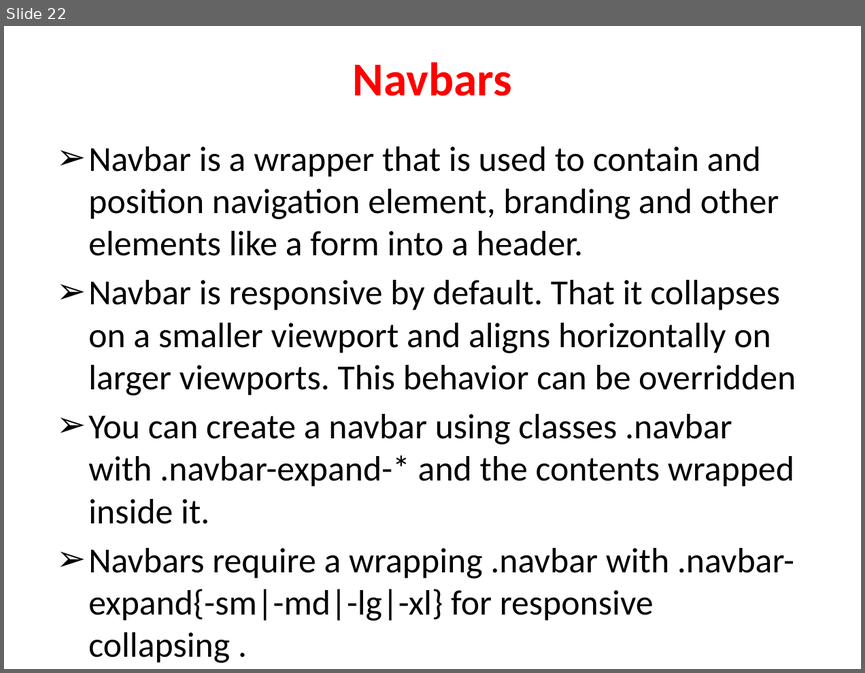
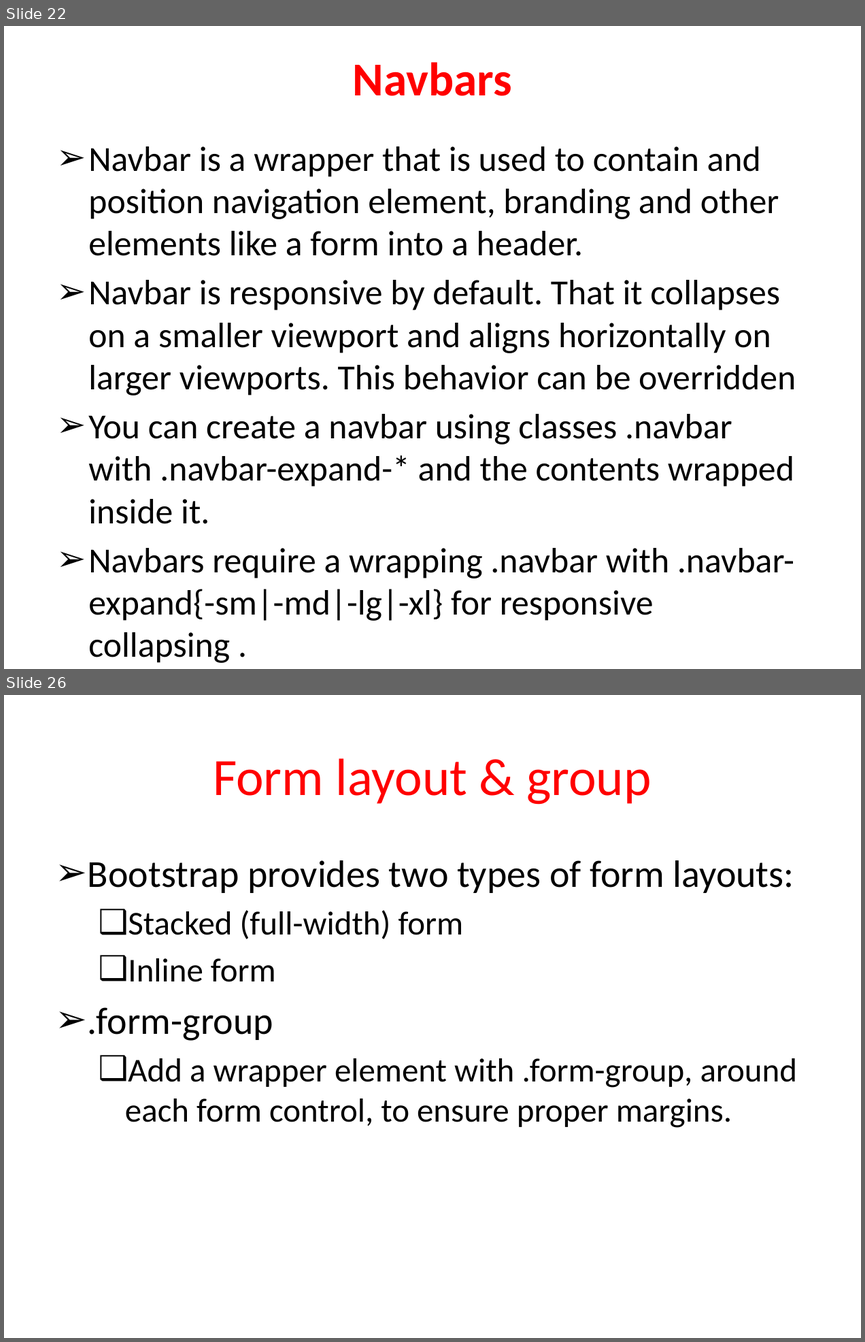
Before and after one commit to shanmugapriyasri/ctsbootstrap, a slide deck: Bootstrap.pptx. Shown one above the other, each under a label of ours: slide 22 before the commit, slides 22 and 26 after it; the slides between them are not shown. The pictures are 865x673 and 865x1342 pixels, drawn with LibreOffice and Linux fonts; fonts in the diff are those of the drawing. Boxes give left, top, right and bottom in pixels: in the first picture for what was removed or moved away, otherwise in the second. Text is boxed around its words. In the diff, an @@ line names an element or a change of style, - is before the commit and + after.

```diff
--- a/Bootstrap.pptx
+++ b/Bootstrap.pptx
@@ slide 26 added at bbox=[4, 695, 861, 1338], background #FFFFFF @@
@@ title added at bbox=[213, 758, 651, 804], 44 pt, text #FF0000 @@
+Form layout & group
@@ text added at bbox=[88, 860, 798, 1127], 28 pt, text #000000 @@
+➢ Bootstrap provides two types of form layouts:
+  ❑ Stacked (full-width) form
+  ❑ Inline form
+➢ .form-group
+  ❑ Add a wrapper element with .form-group, around each form control, to ensure proper margins.
```
Also in this commit, not shown: 5 other slides added.
